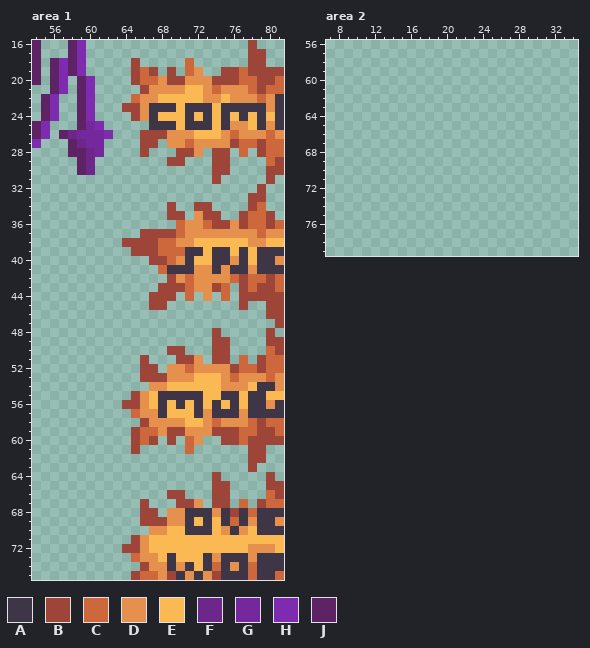
Edited in one commit: pixel-art file (assets/04_UserInterface/02_Controls/Icons.aseprite). The picture above was drawn from the file before the commit.
96x80 pixels, 1 frame. Shown: area 1: x 54..81, y 16..75; area 2: x 7..34, y 56..79.
Visible layers, top first: "Text", "Icons".
Palette (. is transparent): A #3e3546  B #9e4539  C #cd683d  D #e6904e  E #fbb954  F #6d2689  G #75289c  H #7f2bb0  J #5d2364
Pixels before, area 1, first column x 54:
16 J...JH..................B...
17 J...JH..................BB..
18 J.JHJH.....B.....C......BB..
19 J.JHJH.....BCB.B.CD..BBCBBBB
20 J.JH.JH....BCCDBBDDDBBBCCBBC
21 ..JH.JH.....BDDDDEEDCDDDCBCC
22 .JH..JH....CDDEEEEEDDEDDDCDA
23 .JH..JH...BBDAAAEAAAEAAAAADA
24 .JH..JH....BDAEEEAEAEAEAEAEA
25 JH...JGH.....AAAEAAAEADDEADA
26 JH.JFGGGH...BBBDDDEEEDCDDDCD
27 H...JFGG....BB.DDCDDDDBCCBCC
28 ....JJFG....B...BBD.BB.C.BCC
29 .....JF........BB...BB....CB
30 .....JF.............BB....BB
31 ....................B.....B.
32 .........................B..
33 ........................BB..
34 ...............B..BB....BC..
35 ...............BB.DBB..BCCB.
36 ................CDDCBBDBCCBC
37 ............BBBBCDDDDDDDDCDD
38 ..........BBBBCCDDEEEEEEDDEE
39 ...........BBBCCCAAEAAEAEAAA
40 .............BBCDAEEAADAEAAD
41 ..............CAAADDADAADAAA
42 ...............BDCDDDDCBCCBC
43 ..............BBBCDDBC.BCBBC
44 .............BBB.C.D.C.BBBBB
45 .............BB........B..BB
46 ..........................BB
47 ...........................B
48 ....................B.....B.
49 ....................BB....BB
50 ...............BB...BB....CB
51 ............B...BBD.BB.C.BCC
52 ............BB.DDCDDDDBCCBCC
53 ............BBBDDDEEEDCDDDCD
54 .............DDEEEEEEDDDEAAD
55 ...........BDEAAAAAEEAAEAAEE
56 ..........BBDEAEAEAEAEAEAADA
57 ...........CDDAEEEADAAADAAAA
58 ............BDDDDEEDCDDDCBCC
59 ...........BCCDBBDDDBBBCCBBC
60 ...........BCB.B.CD..BBCBBBB
61 ...........B.....C......BB..
62 ........................BB..
63 ........................B...
64 ....................B.....B.
65 ....................BB....BB
66 ...............BB...BB....CB
67 ............B...BBD.BB.C.BCC
68 ............BB.DDAAADABACAAA
69 ............BBBDDAEAEACADAAD
70 .............DDEEAAAEDADEAAA
71 ...........BDEEEEEEEEEEEEEEE
72 ..........BBDEEEEEEEEEEEDDDE
73 ...........CDDEAEEEADAAADAAA
74 ............BDDADAEACADACAAA
75 ...........BCCDBADADBAAACAAC
The result:
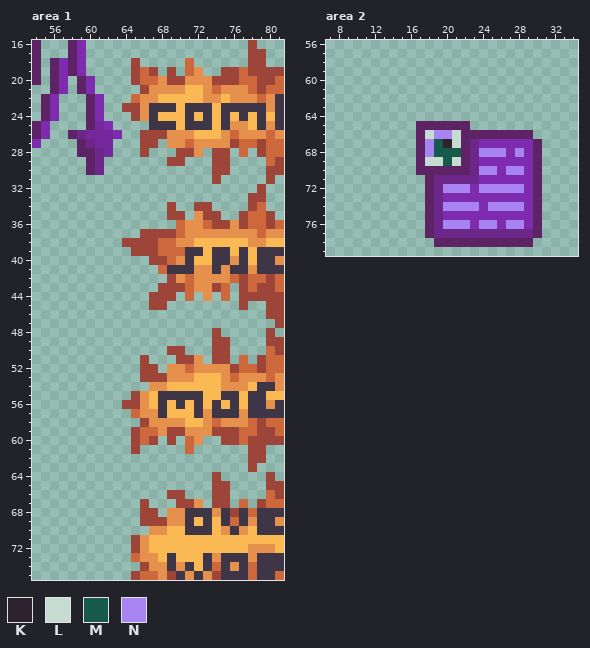
Colours new in this view: K #2e222f  L #c7dcd0  M #165a4c  N #a884f3
Change:
{"where": "area 1, layer \"Icons\""}
{"y":22,"x":59,"old":"JH.","new":".JH"}
{"y":23,"x":59,"old":"JH.","new":".JH"}
{"y":24,"x":59,"old":"JH.","new":".JH"}
{"y":25,"x":59,"old":"JGH.","new":".JGH"}
{"y":26,"x":57,"old":"JFG","new":".JF"}
{"y":26,"x":62,"old":"H.","new":"GH"}
{"y":27,"x":58,"old":"JFG","new":".JF"}
{"y":27,"x":62,"old":".","new":"G"}
{"y":28,"x":58,"old":"J","new":"."}
{"y":28,"x":60,"old":"FG.","new":"JFG"}
{"y":29,"x":59,"old":"JF.","new":".JF"}
{"y":30,"x":59,"old":"JF.","new":".JF"}
{"y":72,"x":64,"old":"B","new":"."}
{"where": "area 2, layer \"Icons\""}
{"y":65,"x":17,"old":"......","new":"JJJJJJ"}
{"y":66,"x":17,"old":".............","new":"JLNNLJJJJJJJJ"}
{"y":67,"x":17,"old":"..............","new":"JNMKLJFHHHHHHJ"}
{"y":68,"x":17,"old":"..............","new":"JNMMMJFNNNHNHJ"}
{"y":69,"x":17,"old":"..............","new":"JLLMLJFHHHHHHJ"}
{"y":70,"x":17,"old":"..............","new":"JJJJJJFNNHNNHJ"}
{"y":71,"x":18,"old":".............","new":"JFFFFFHHHHHHJ"}
{"y":72,"x":18,"old":".............","new":"JFNNNHNNNNNHJ"}
{"y":73,"x":18,"old":".............","new":"JFHHHHHHHHHHJ"}
{"y":74,"x":18,"old":".............","new":"JFNNNNHNNNNHJ"}
{"y":75,"x":18,"old":".............","new":"JFHHHHHHHHHHJ"}
{"y":76,"x":18,"old":".............","new":"JFNNNHNNHNNHJ"}
{"y":77,"x":18,"old":".............","new":"JFFFFFFFFFFFJ"}
{"y":78,"x":19,"old":"...........","new":"JJJJJJJJJJJ"}
